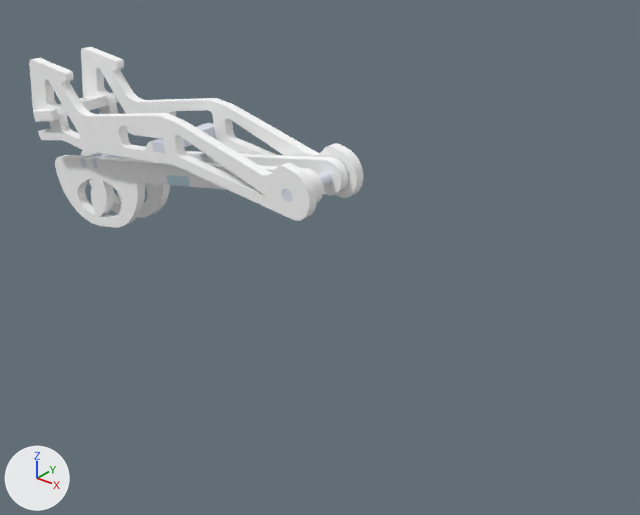
Before and after pictures for a commit that changed the glTF model assets/models/hopper.glb.
Both versions are drawn from a camera (50 mm lens) standing at (0.12, -0.241, 0.124) and looking at (-0.066, -0.008, -0.02). Arrows for +X, +Y and +Z are at lower left; the lights stay in place. The picture after the commit comes second.

In view in the first picture: 'bottom leg redesign-1', 'bottom leg redesign-1.001', 'dowel-1', "top 'H'ish part-1", 'top leg redesign-2', 'top leg redesign-2.001' and 3 more.
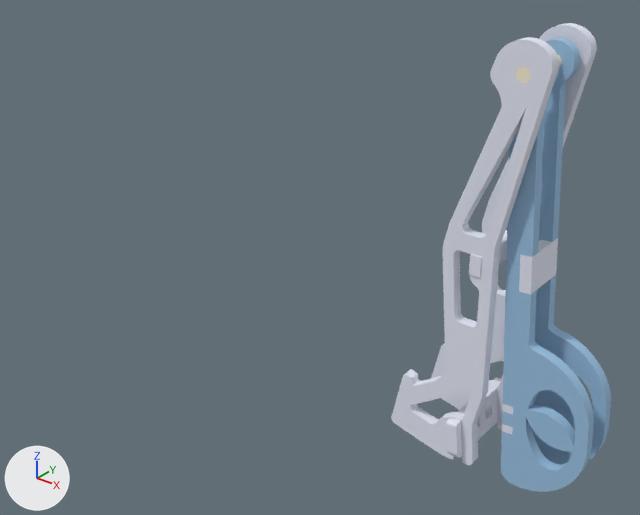
Not drawn themselves, but carrying or shaping drawn objects: ob_occurrence_of_h_part_2, ob_occurrence_of_bottom_leg_redesign_1, ob_occurrence_of_bottom_leg_redesign_1_001, ob_occurrence_of_default, ob_occurrence_of_top_leg_redesign_2, ob_occurrence_of_part_1, ob_occurrence_of_top_leg_redesign_2_001, ob_occurrence_of_dowel_1, ob_occurrence_of_top__h_ish_part_1.

Edits to the bpy script that builds the scene:
```text
Change me_mesh14_mesh:
    where me_mesh14_mesh.from_pydata(...)  # 858 vertices, 1728 faces; spans x -0.0657..0.0843, y -0.004..0.0, z 0.0..0.0344
    remove me_mesh14_mesh.materials.append(mat_1_000000_1_000000_1_000000_0_000000_0_000000)  # white #ffffff
    add me_mesh14_mesh.materials.append(mat_0_792157_0_819608_0_933333_0_000000_0_000000)  # white #e6eaf7
Change me_mesh83_mesh:
    where me_mesh83_mesh.from_pydata(...)  # 518 vertices, 1044 faces; spans x -0.0064..0.1436, y -0.004..0.0, z 0.0..0.0301
    remove me_mesh83_mesh.materials.append(mat_1_000000_1_000000_1_000000_0_000000_0_000000)  # white #ffffff
    add me_mesh83_mesh.materials.append(mat_0_325490_0_529412_0_752941_0_000000_0_000000)  # blue #9ac0e1
Change me_mesh119_mesh:
    where me_mesh119_mesh.from_pydata(...)  # 116 vertices, 228 faces; spans x -0.0226..-0.0178, y -0.037..-0.0074, z -0.0035..0.0012
    remove me_mesh119_mesh.materials.append(mat_0_792157_0_819608_0_933333_0_000000_0_000000)  # white #e6eaf7
    add me_mesh119_mesh.materials.append(mat_0_941176_0_874510_0_678431_0_000000_0_000000)  # pale yellow #f8f0d7
Change me_mesh123_mesh:
    where me_mesh123_mesh.from_pydata(...)  # 160 vertices, 324 faces; spans x -0.0261..0.0099, y 0.008..0.0225, z 0.0..0.004
    remove me_mesh123_mesh.materials.append(mat_1_000000_1_000000_1_000000_0_000000_0_000000)  # white #ffffff
    add me_mesh123_mesh.materials.append(mat_0_792157_0_819608_0_933333_0_000000_0_000000)  # white #e6eaf7
Change ob_occurrence_of_h_part_2:
    ob_occurrence_of_h_part_2.location: (-0.179, -0.0418, -0.00187) -> (0.0141, -0.0265, -0.0574)
    ob_occurrence_of_h_part_2.rotation_euler: (-2.961, 0.0, -1.571) -> (-1.497, 0.0, -1.571)  # degrees (-170, 0, -90) -> degrees (-86, 0, -90)
Change ob_occurrence_of_bottom_leg_redesign_1:
    ob_occurrence_of_bottom_leg_redesign_1.location: (-0.115, -0.00206, 0.0298) -> (-0.01, 0.015, 0.00944)
    ob_occurrence_of_bottom_leg_redesign_1.rotation_euler: (0.0, -3.03, 0.0) -> (0.0, 1.78, 0.0)  # degrees (0, -174, 0) -> degrees (0, 102, 0)
Change ob_occurrence_of_bottom_leg_redesign_1_001:
    ob_occurrence_of_bottom_leg_redesign_1_001.location: (-0.115, -0.0281, 0.0298) -> (-0.01, -0.0106, 0.00944)
    ob_occurrence_of_bottom_leg_redesign_1_001.rotation_euler: (0.0, -3.03, 0.0) -> (0.0, 1.78, 0.0)  # degrees (0, -174, 0) -> degrees (0, 102, 0)
Change ob_occurrence_of_default:
    ob_occurrence_of_default.location: (-0.12, -0.041, 0.0192) -> (0.0, -0.024, 0.0035)
    ob_occurrence_of_default.rotation_euler: (1.669, 0.0, -1.571) -> (-3.142, 0.0, -1.571)  # degrees (96, 0, -90) -> degrees (-180, 0, -90)
Change ob_occurrence_of_top_leg_redesign_2:
    ob_occurrence_of_top_leg_redesign_2.location: (-0.062, -0.00655, 0.0196) -> (0.00531, 0.00878, 0.0618)
    ob_occurrence_of_top_leg_redesign_2.rotation_euler: (0.0, 2.961, 0.0) -> (0.0, 1.497, 0.0)  # degrees (0, 170, 0) -> degrees (0, 86, 0)
Change ob_occurrence_of_part_1:
    ob_occurrence_of_part_1.location: (-0.129, -0.0165, 0.00252) -> (0.0151, -0.00112, -0.00714)
    ob_occurrence_of_part_1.rotation_euler: (1.39, 0.0, 1.571) -> (-0.0736, 0.0, 1.571)  # degrees (80, 0, 90) -> degrees (-4.2, 0, 90)
Change ob_occurrence_of_top_leg_redesign_2_001:
    ob_occurrence_of_top_leg_redesign_2_001.location: (-0.062, -0.0206, 0.0196) -> (0.00531, -0.00522, 0.0618)
    ob_occurrence_of_top_leg_redesign_2_001.rotation_euler: (0.0, 2.961, 0.0) -> (0.0, 1.497, 0.0)  # degrees (0, 170, 0) -> degrees (0, 86, 0)
Change ob_occurrence_of_dowel_1:
    ob_occurrence_of_dowel_1.location: (-0.0406, 0.00503, 0.0145) -> (0.0319, 0.0224, 0.0611)
    ob_occurrence_of_dowel_1.rotation_euler: (0.0, 0.0, 0.0) -> (0.0, 0.111, 0.0)  # degrees (0, 0, 0) -> degrees (0, 6.4, 0)
Change ob_occurrence_of_top__h_ish_part_1:
    ob_occurrence_of_top__h_ish_part_1.location: (-0.176, -0.00893, 0.0181) -> (0.0007, 0.00813, -0.0517)
    ob_occurrence_of_top__h_ish_part_1.rotation_euler: (-0.204, 0.0, 1.571) -> (-1.677, 0.0, 1.571)  # degrees (-12, 0, 90) -> degrees (-96, 0, 90)
```

Pixel boxes [x1, y1, x2, y2] of what changed, in the pictures (640 x 515 px):
'bottom leg redesign-1.001', recoloured, moved, turned: before [29, 58, 317, 221]; after [391, 37, 559, 465]
'top leg redesign-2.001', recoloured, moved, turned: before [55, 155, 323, 228]; after [501, 68, 594, 492]
'bottom leg redesign-1', recoloured, moved, turned: before [81, 47, 363, 198]; after [431, 23, 597, 430]
'top leg redesign-2', recoloured, moved, turned: before [81, 150, 348, 218]; after [533, 37, 611, 464]
"top 'H'ish part-1", recoloured, moved, turned: before [33, 93, 119, 121]; after [446, 377, 501, 458]
'Part 1', moved, turned: before [166, 175, 190, 187]; after [519, 238, 558, 295]
'Default.001', moved, turned: before [152, 123, 215, 154]; after [469, 230, 507, 278]
'dowel-1', recoloured, moved, turned: before [282, 171, 332, 202]; after [516, 55, 562, 83]
'H part-2', moved, turned: before [80, 153, 124, 168]; after [502, 404, 513, 435]
